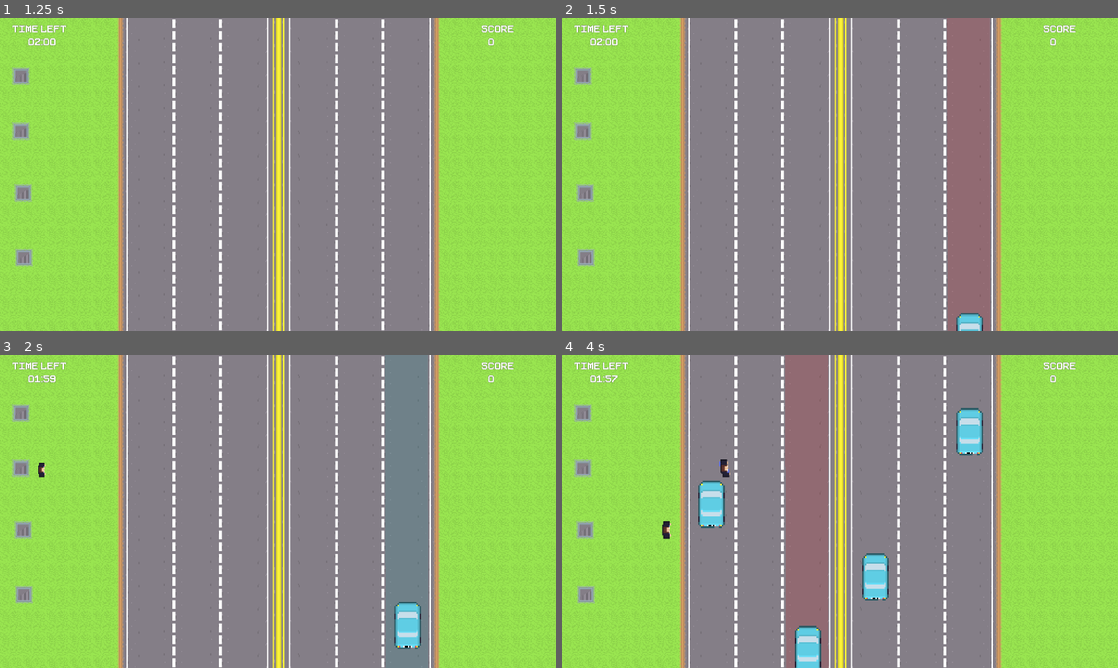
Above: before the commit, frames 1-4 (two rows, left to right).
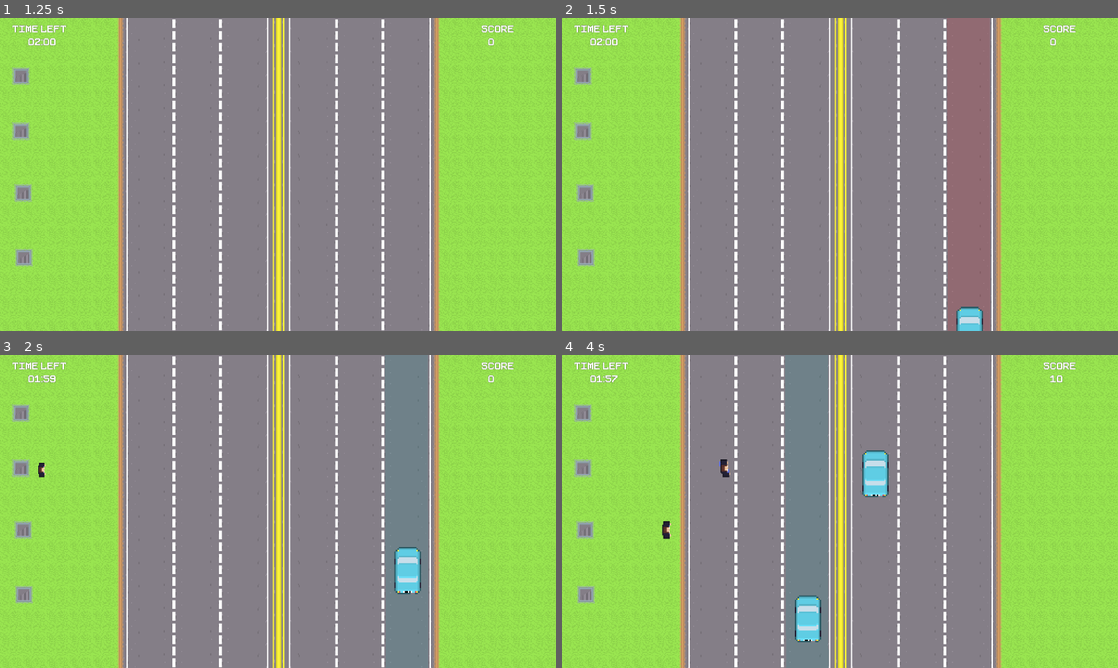
Above: after the commit, the same moments.

Repository: lewis785/gmtk-game-jam-2023
Game: Godot game, scene res://scenes/ui/StartScreen.tscn
Two runs of this game, one before a commit and one after it. Both use one fixed random seed, a clock stepped at 60 frames per second and the inputs below. Sound files missing from this copy of the repository are replaced by a short silence.
Inputs (mouse positions are in pixels of both pictures, inside the frame that each line leads up to):
- Up to frame 1 (1.25 s): click "Start" at 0.5 s
- Up to frame 2 (1.5 s): tap Enter at 1.25 s; move the mouse to (962, 158) at 1.27 s; click (962, 158) at 1.42 s
- Up to frame 3 (2 s): no input
- Up to frame 4 (4 s): move the mouse to (728, 527) at 2.02 s; click (728, 527) at 2.17 s; move the mouse to (895, 442) at 2.77 s; click (895, 442) at 2.92 s; move the mouse to (812, 574) at 3.52 s; click (812, 574) at 3.67 s

Frame 1 is identical in both runs. In frame 2, 0.3% of the frame differs, in the area x 70-76%, y 92-100%; in frame 3, 1.4%; in frame 4, 10%, in the area x 24-90%, y 0-100%.

Commit message:
CHANGE increase vehicle speed

Diff:
--- a/scenes/truck/Truck.tscn
+++ b/scenes/truck/Truck.tscn
@@ -12,7 +12,7 @@
 scale = Vector2(3.5, 3.5)
 script = ExtResource("1_vrful")
 score_value = null
-speed = 8000.0
+speed = 16000.0
 
 [node name="Sprite2D" type="Sprite2D" parent="."]
 texture_filter = 1
